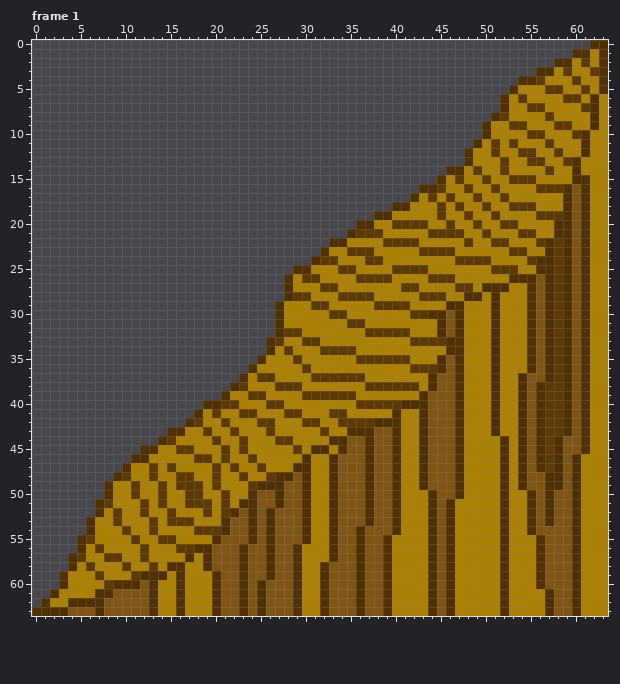
One commit to this pixel-art file: Assets/Aseprite/slope.aseprite. This is how it looked before the edit.
64x64 pixels, 2 frames. Shown: frame 1. The commit also changed other frames, which this record leaves out.
Once edited:
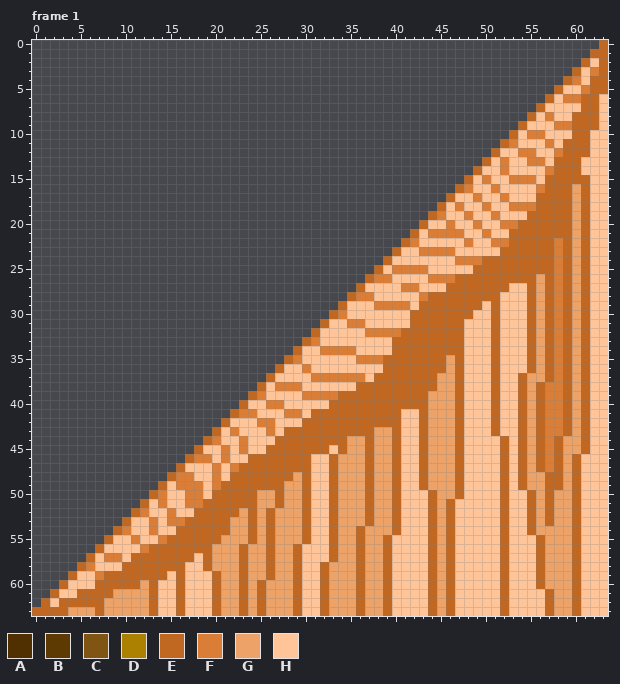
Palette (. is transparent): A #503000  B #5e3a03  C #805513  D #ac8000  E #c06722  F #da7e37  G #eda268  H #ffc599
What changed:
Changed rows in their new state; - is an unchanged pixel.
Frame 1:
first column x 0:
 0 --------------------------------------------------------------.E
 1 ------------------------------------------------------------..EE
 2 ----------------------------------------------------------...EHE
 3 --------------------------------------------------------....EHFE
 4 ------------------------------------------------------.....EFHEE
 5 -----------------------------------------------------.....EHHFEE
 6 ----------------------------------------------------.....EHFFEEH
 7 ----------------------------------------------------....EHHHHEEH
 8 ---------------------------------------------------....EHFHHEEEH
 9 --------------------------------------------------....EHHHFFEEEH
10 --------------------------------------------------...EHFFHHHEEHH
11 -------------------------------------------------...EFHHHFHEEEHH
12 ------------------------------------------------...EHHFFHHFEEEHH
13 ------------------------------------------------..EHFHHFFHEEEHHH
14 ----------------------------------------------...EHHFHHHHFEEEHHH
15 ---------------------------------------------...EHFHHFFFHEEEEEHH
16 -------------------------------------------....EFHHFHHHHFEEEGEHH
17 ------------------------------------------....EHHFHHFHHHEEEEGEHH
18 ----------------------------------------.....EHFHHFHHFFFEEEEGEHH
19 --------------------------------------......EFHHFHHFHHHEEEEEGEHH
20 ------------------------------------.......EHHFHHFHHFFEEEEEEGEHH
21 -----------------------------------.......EHFFFFHHFHHEEEEEEEGEHH
22 ---------------------------------........EFHHHHHFHHFFEEEEEFEGEHH
23 --------------------------------........EHHFFFFHHHHHEEEEEEFEGEHH
24 -------------------------------........EHHHHHHHFFFEEEEEEEEFEGEHH
25 -----------------------------.........EHFFFFHHHHHEEEEEEEEEFEGEHH
26 ----------------------------.........EFFHHHHFFFEEEEEEEEEGEFEGEHH
27 ----------------------------........EHHHHFFHHHEEEEEEEHHEGEFEGEHH
28 ----------------------------.......EFFHHHHHFEEEEEEEEHHHEGEFEGEHH
29 ---------------------------.......EHHHFFFFHEEEEEEEHEHHHEGEFEGEHH
30 ---------------------------......EFHHHHHHHEEEEEEEHHEHHHEGEFEGEHH
31 ---------------------------.....EHHFFHHHHHEEEEEEHHHEHHHEGEFEGEHH
32 ---------------------------....EHHHHHFFFFEEEEEEEHHHEHHHEGEFEGEHH
33 --------------------------....EFHHHHHHHHEEEEEEEEHHHEHHHEGEFEGEHH
34 --------------------------...EHHFFFFHHHHEEEEEEEEHHHEHHHEGEFEGEHH
35 -------------------------...EFHHHHHHFFFEEEEEEEGEHHHEHHHEGEFEGEHH
36 ------------------------...EHHFHHHHHHHHEEEEEEEGEHHHEHHHEGEFEGEHH
37 -----------------------...EHHHHFFFFFFHEEEEEEEGGEHHHEHHEGGEFEGEHH
38 ----------------------...EHFFFHHHHHHEEEEEEEEEGGEHHHEHHEGEFFEGEHH
39 ---------------------...EFHHHHFFFFEEEEEEEEEEGGGEHHHEHHEGEFFEGEHH
40 -------------------....EHHFFHHHHHEEEEEEEEEEEGGGEHHHEHHEGEFFEGEHH
41 ------------------....EFFHHHFFHEEEEEEEEEEHHEGGGEHHHEHHEGEFFEGEHH
42 -----------------....EHHHFFHHHEEEEEEEEEEEHHEGGGEHHHEHHEGEFFEGEHH
43 ---------------.....EHFHHHFHEEEEEEEEEEGGEHHEGGGEHHHEHHEGEFFEGEHH
44 --------------.....EFHHFHHHEEEEEEEEGGEGGEHHEGGGEHHHHEHEGEFEGGEHH
45 ------------......EHHFHFHHEEEEEEEHEGGEGGEHHEGGGEHHHHEHEGEFEGGEHH
46 -----------......EFFHFHHEEEEEEEHHEGGGEGGEHHEGGGEHHHHEHEGEFEGEHHH
47 ----------......EHHHFHFEEEEEEEEHHEGGGEGGEHHEGGGEHHHHEHEGEFEGEHHH
48 ---------......EFFHHFHEEEEEEEGEHHEGGGEGGEHHEGGGEHHHHEHEGGEEGEHHH
49 --------......EHFFFHFEEEEEEEGGEHHEGGGEGGEHHEGGGEHHHHEHEGGEEGEHHH
50 --------.....EFHHFFHEEEEEGGEGGEHHEGGGEGGEHHHEGGEHHHHEHHEGEGGEHHH
51 -------.....EHFHHFFEEEEEEGGEGGEHHEGGGEGGEHHHEGEHHHHHEHHEGEGGEHHH
52 -------....EFHHFHHEEEEEGEGEGGGEHHEGGGEGGEHHHEGEHHHHHEHHEGEGGEHHH
53 ------....EHHFHFFEEEEEGGEGEGGGEHHEGGGEGGEHHHEGEHHHHHEHHEGEGGEHHH
54 ------...EFHHFHHEEEEEEGGEGEGGGEHHEGGEGGGEHHHEGEHHHHHEHHEGGGGEHHH
55 -----...EHHFHHFEEEEEEGGGEGEGGGEHHEGGEGGEHHHHEGEHHHHHEHHHEGGGEHHH
56 -----..EHHHHFEEEEEEEGGGEGGEGGEHHHEGGEGGEHHHHEGEHHHHHEHHHEGGGEHHH
57 ----..EHFFHEEEEEEEHEGGGEGGEGGEHHHEGGEGGEHHHHEGEHHHHHEHHHEGGGEHHH
58 ----.EFHHHEEEEEEEHHEGGGEGGEGGEHHEGGGEGGEHHHHEGEHHHHHEHHHEGGGEHHH
59 ---.EHHFEEEEEEEHEHHHEGGEGGEGGEHHEGGGEGGEHHHHEGEHHHHHEHHHEGGGEHHH
60 ---EHHHEEEEEGEHHEHHHEGGEGEGGGEHHEGGGEGGEHHHHEGEHHHHHEHHHEGGGEHHH
61 --EHHEEEEGGGGEHHEHHHEGGEGEGGGEHHEGGGEGGEHHHHEGEHHHHHEHHHHEGGEHHH
62 -EHEEEEEGGGGGEHHEHHHEGGEGEGGGEHHEGGGEGGEHHHHEGEHHHHHEHHHHEGGEHHH
63 EEEEGGGEGGGGGEHHEHHHEGGEGEGGGEHHEGGGEGGEHHHHEGEHHHHHEHHHHEGGEHHH
Boxes around the changes in both pictures, in picture pixels (x1, y1, x2, y2):
changed: (32, 40, 608, 616)
